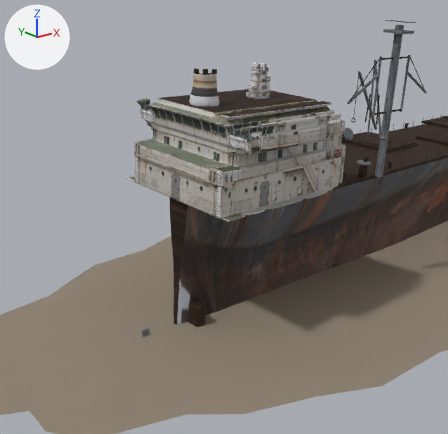
Before and after pictures for a commit that changed the glTF model public/assets/models/wasteland/scablands/ships.glb.
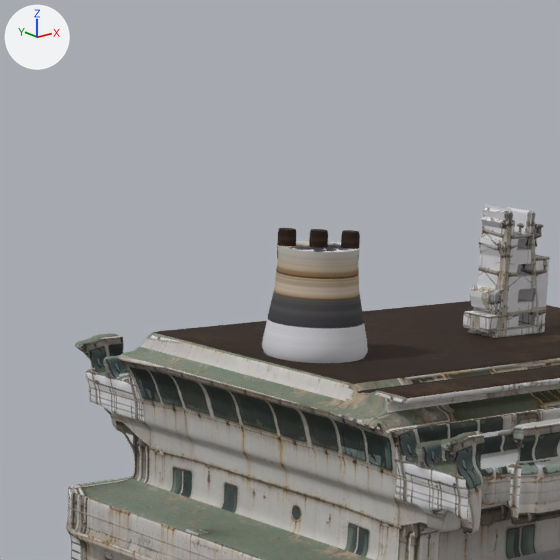
Old and new are each drawn from a camera (50 mm lens) standing at (-37.9, 424.7, 25.3) and looking at (-7.1, 463.1, 10.0) and again close up on the part from 26% to 61% of the width and 1% to 37% of the height. The axes (+X, +Y, +Z) are drawn at upper left. The lights are the same throughout. The first two pictures are the older version. Where no turn or scale is listed for an object, it has been applied to the vertices. Vertices at exactly the same position are counted once.

Objects in the first close-up: 'ship-patience:bridge-mast-lattice', 'ship-patience:funnel geometry', 'ship-patience:upperworks'.
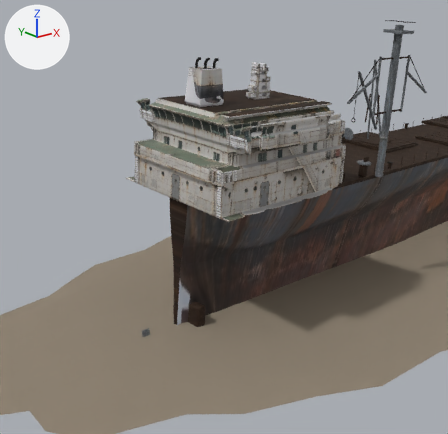
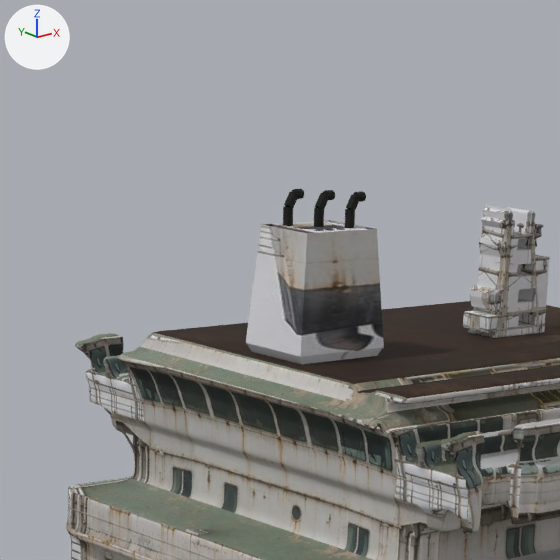
What differs and where, as boxes (x1, y1, x2, y2) in the close-ups (560 x 560 px):
```json
{"object": "ship-patience:funnel geometry", "change": "reshaped", "before": [262, 228, 368, 363], "after": [246, 189, 384, 364], "on screen": "30% wider, 29% taller"}
{"part": 1, "of": "me_ship_patience_funnel_shell", "change": "rebuilt", "before": [262, 241, 368, 363], "after": [246, 220, 384, 364], "on screen": "30% wider, 18% taller"}
{"part": 2, "of": "me_ship_patience_funnel_shell", "change": "deleted", "before": [309, 229, 328, 248]}
{"part": 3, "of": "me_ship_patience_funnel_shell", "change": "deleted", "before": [341, 230, 360, 260]}
{"part": 4, "of": "me_ship_patience_funnel_shell", "change": "deleted", "before": [277, 228, 296, 258]}
{"part": 5, "of": "me_ship_patience_funnel_shell", "change": "added", "after": [272, 189, 366, 233]}
```

The change, as JSON lines over the scene's bpy script:
```json
{"block": "me_ship_patience_funnel_shell", "where": "# used by ob_ship_patience_funnel_geometry; location = (27.0, 470.0, 6.0)"}
{"op": "remove", "block": "me_ship_patience_funnel_shell", "code": "me_ship_patience_funnel_shell.from_pydata(...)  # 302 vertices, 576 faces; spans x -34.57..-32.06, y -4.5..-1.99, z 12.69..15.74"}
{"op": "add", "block": "me_ship_patience_funnel_shell", "code": "me_ship_patience_funnel_shell.from_pydata(...)  # 160 vertices, 270 faces; spans x -34.68..-31.95, y -4.34..-2.16, z 12.72..16.62"}
{"block": "me_ship_patience_funnel_shell", "change": "me_ship_patience_funnel_shell part 1: the loose piece of 152 vertices spanning x -34.57..-32.06, y -4.5..-1.99, z 12.69..15.39 is rebuilt with 12 vertices and now spans x -34.68..-31.95, y -4.34..-2.16, z 12.72..15.83"}
{"block": "me_ship_patience_funnel_shell", "change": "me_ship_patience_funnel_shell part 2: the loose piece of 50 vertices spanning x -33.53..-33.08, y -3.65..-3.17, z 14.96..15.7 is deleted"}
{"block": "me_ship_patience_funnel_shell", "change": "me_ship_patience_funnel_shell part 3: the loose piece of 50 vertices spanning x -32.92..-32.47, y -4.06..-3.59, z 14.93..15.67 is deleted"}
{"block": "me_ship_patience_funnel_shell", "change": "me_ship_patience_funnel_shell part 4: the loose piece of 50 vertices spanning x -34.14..-33.7, y -3.23..-2.76, z 14.99..15.74 is deleted"}
{"block": "me_ship_patience_funnel_shell", "change": "me_ship_patience_funnel_shell part 5"}
{"block": "me_ship_patience_funnel_shell", "change": "93 vertices are added at x -34.18..-32.34, y -4.31..-2.57, z 15.71..16.62"}
{"block": "me_ship_patience_funnel_shell", "change": "17 new vertices lie (0.22, 0.01, 0.0) away from vertices in x -33.73..-32.55, y -3.99..-2.92, z 16.35..16.59"}
{"block": "me_ship_patience_funnel_shell", "change": "16 new vertices lie (0.16, -0.01, 0.28) away from vertices in x -33.98..-32.62, y -3.98..-2.94, z 16.1..16.28"}
{"block": "me_ship_patience_funnel_shell", "change": "16 new vertices lie (0.0, 0.03, -0.42) away from vertices in x -34.0..-32.61, y -3.96..-2.92, z 16.15..16.23"}
{"block": "me_ship_patience_funnel_shell", "change": "6 new vertices lie (0.22, 0.02, 0.0) away from vertices in x -33.72..-32.56, y -3.89..-3.05, z 16.32..16.62"}
{"block": "me_ship_patience_funnel_shell", "change": "2 new faces join them, mat_photo___patience_funnel_side (picture img_patience_funnel_side)"}
{"block": "me_ship_patience_funnel_shell", "change": "252 new faces join them, mat_town___iron_dark (picture img_town_tile___iron_dark)"}
{"op": "remove", "block": "me_ship_patience_funnel_shell", "code": "me_ship_patience_funnel_shell.materials.append(mat_town___rusted_steel)  # picture img_town_tile___rusted_steel"}
{"op": "add", "block": "me_ship_patience_funnel_shell", "code": "me_ship_patience_funnel_shell.materials.append(mat_town___iron_dark)  # picture img_town_tile___iron_dark"}
```
